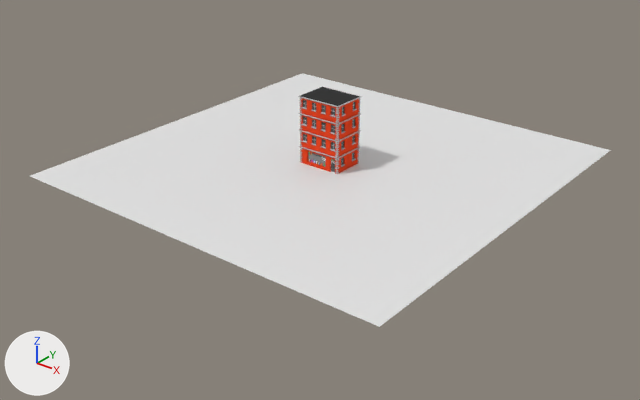
Before and after pictures for a commit that changed the Blender file 3D-Assets/Buildings/Apartments/4-stories-appartment/uploads_files_1876437_apartments4.blend.
Camera for both pictures: a camera (50 mm lens) standing at (86.3, -110.5, 60.7) and looking at (1.9, -5.0, -4.6). Lighting does not change. The marker at lower left points along +X, +Y and +Z.

The older version as bpy lines, for what is in view:
```python
ob_cube = bpy.data.objects.new('Cube', me_cube)
ob_cube.location = (0.0, 0.0, 1.0)
ob_cube_001 = bpy.data.objects.new('Cube.001', me_cube_004)
ob_cube_001.location = (0.0, 0.0, 4.0)
ob_plane = bpy.data.objects.new('Plane', me_plane_001)
ob_plane.location = (0.0, 0.0, 0.0)
ob_plane.scale = (35.5, 35.5, 35.5)
```
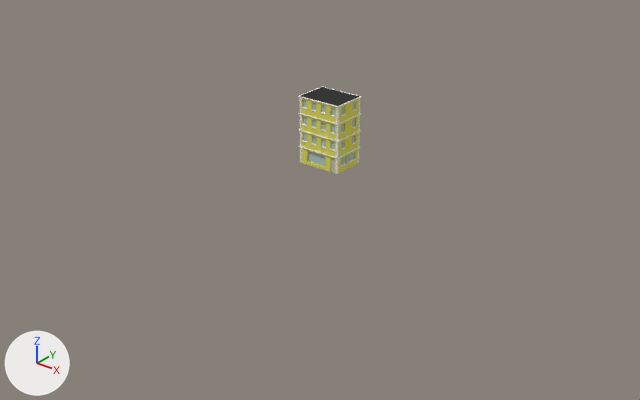
What the commit changed:
Material 'wall color' (mat_wall_color) changes colour from red #e74525 to yellow #e4dd5e; in linear values from (0.8, 0.059, 0.0182) to (0.774, 0.724, 0.112).
Material 'grey color' (mat_grey_color) changes colour from grey #b8b8b8 to white #f5f5f5; in linear values from (0.48, 0.48, 0.48) to (0.911, 0.911, 0.911).
In material 'windows' (mat_windows), texture is no longer img_window_png.
In material 'windows' (mat_windows), base_color is now set to (0.426, 0.57, 0.538), light grey #afc7c2.
In material 'windows' (mat_windows), roughness goes from 0.5 to 0.0.
Object 'Plane' (ob_plane) is deleted.

What differs and where, as boxes (x1, y1, x2, y2) in the pictures (640 x 400 px):
'Plane', deleted: before (30, 73, 611, 327)
'Cube.001', recoloured, surface changed (red to yellow): (298, 86, 362, 158) in both
'Cube', recoloured, surface changed: (299, 146, 360, 174) in both
